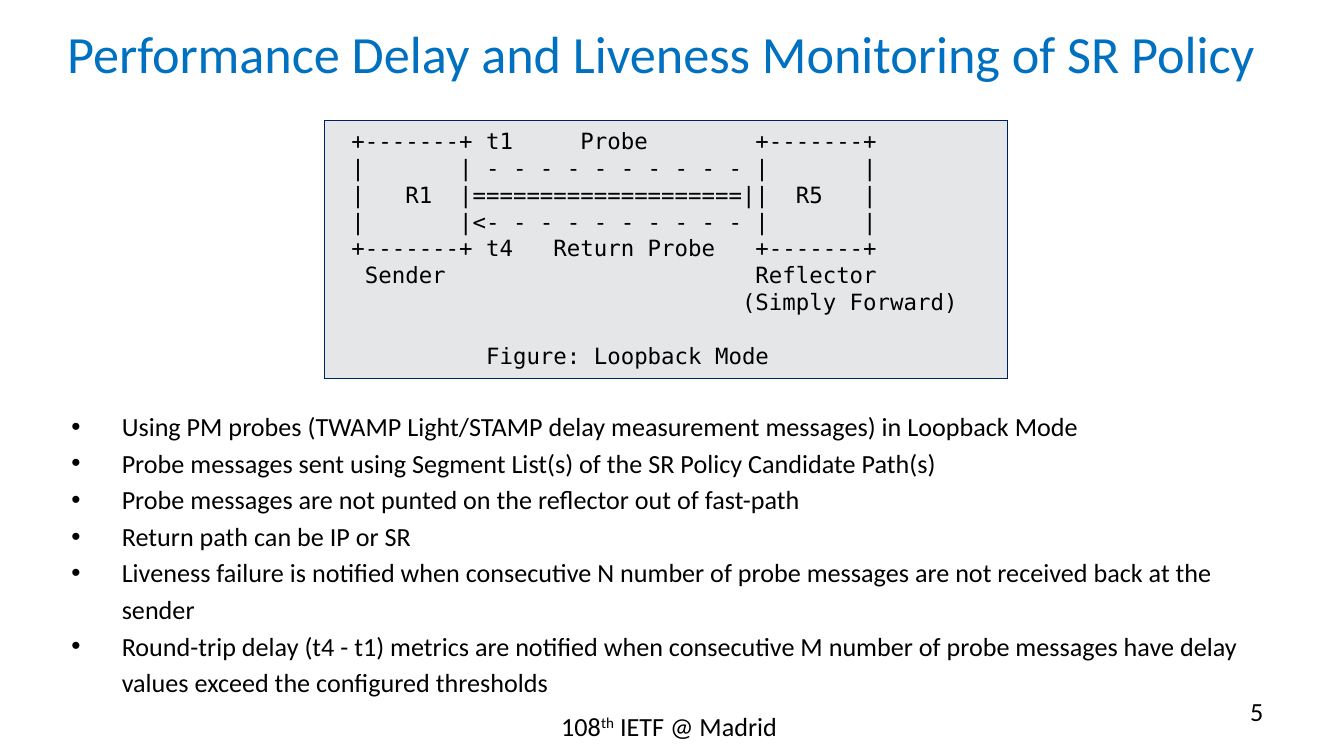
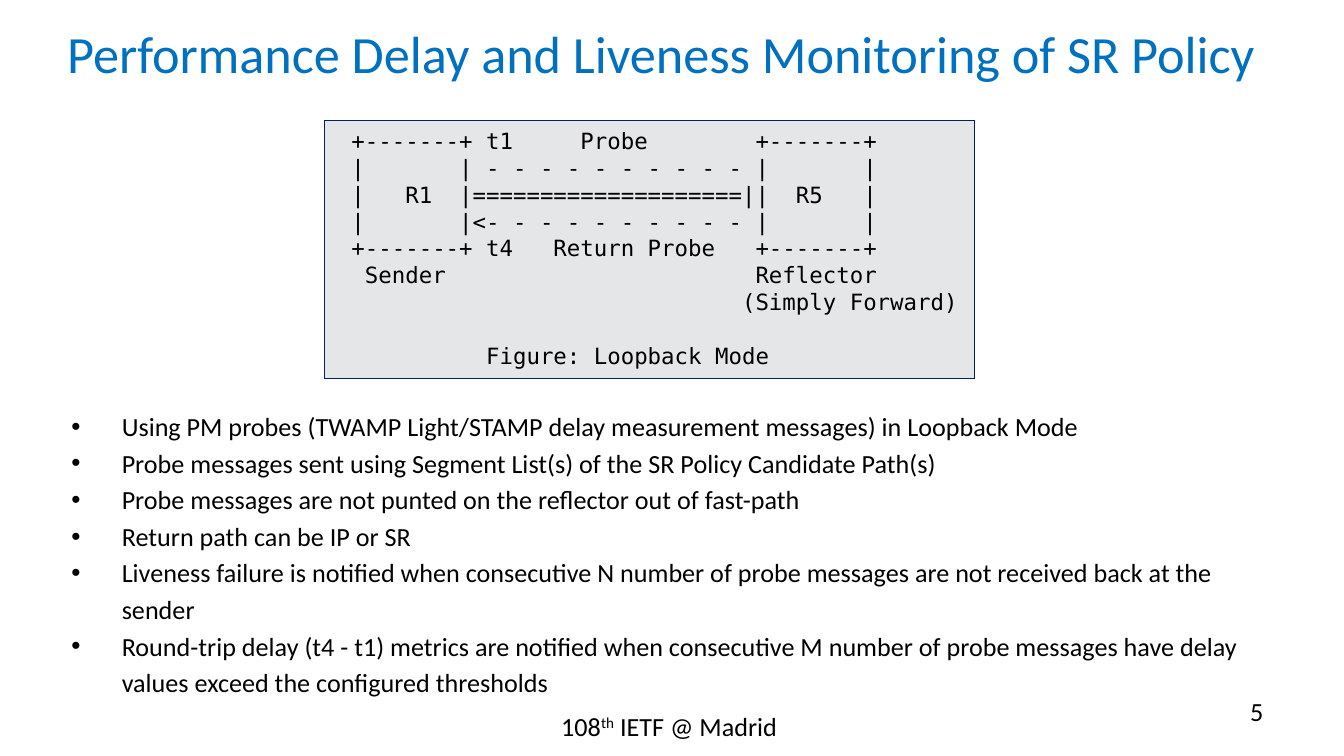
Before and after one commit to rakgandhi/ietf-slides, a slide deck: slide 5 of draft-gandhi-spring-sr-enhanced-plm-01.pptx. Drawn at 1344x756 pixels with LibreOffice and Linux fonts; fonts in the diff are those of the drawing. Boxes give left, top, right and bottom in pixels: in the first picture for what was removed or moved away, otherwise in the second. Text is boxed around its words. In the diff, an @@ line names an element or a change of style, - is before the commit and + after.

```diff
--- a/draft-gandhi-spring-sr-enhanced-plm-01.pptx
+++ b/draft-gandhi-spring-sr-enhanced-plm-01.pptx
@@ rectangle "+-------+ t1 Probe +-------+": place and size @@
-rectangle "+-------+ t1 Probe +-------+" at bbox=[325, 121, 1008, 379]
+rectangle "+-------+ t1 Probe +-------+" at bbox=[325, 121, 974, 379]
```
Also in this commit, not shown: 1 other file.
